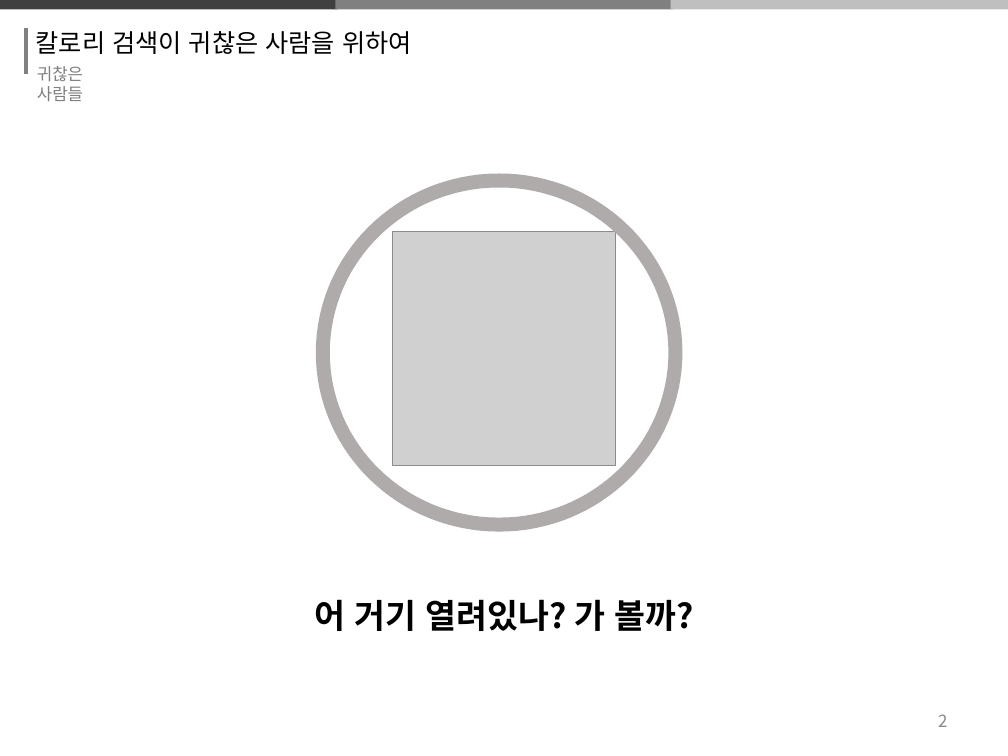
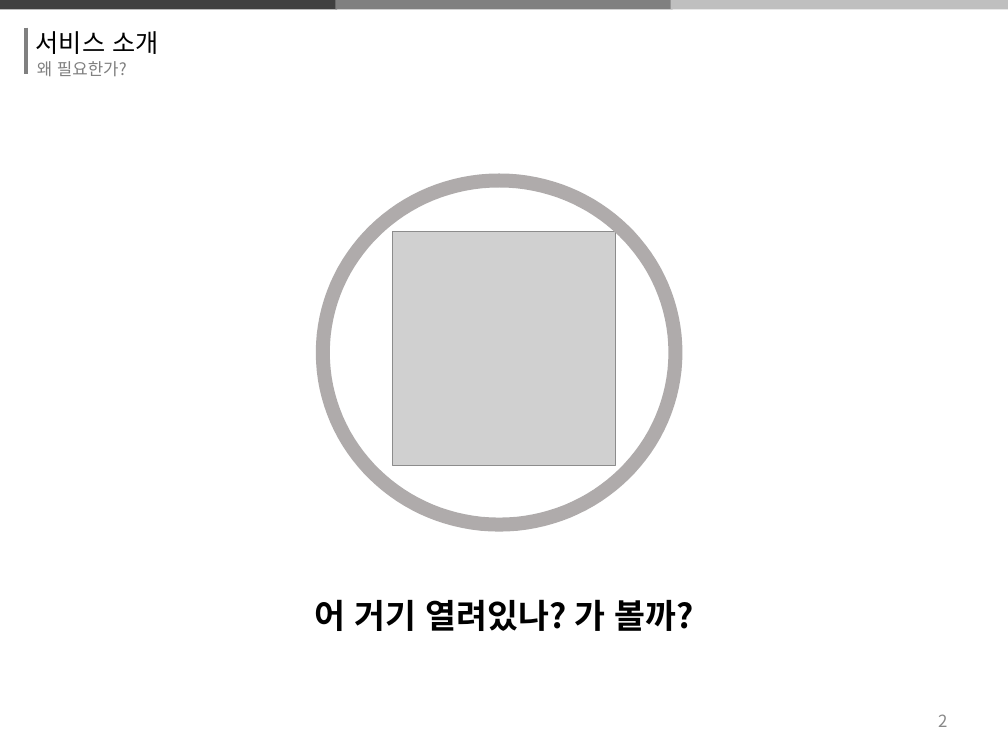
Before and after one commit to thrk941106/2018system_programming, a slide deck: slide 3 of 시프ppt 제작중.pptx. Drawn at 1008x756 pixels with LibreOffice and Linux fonts; fonts in the diff are those of the drawing; grey boxes stand for pictures. Boxes give left, top, right and bottom in pixels: in the first picture for what was removed or moved away, otherwise in the second. Text is boxed around its words. In the diff, an @@ line names an element or a change of style, - is before the commit and + after.

```diff
--- a/시프ppt 제작중.pptx
+++ b/시프ppt 제작중.pptx
@@ text at (36,31,158,54): text changed @@
-칼로리 검색이 귀찮은 사람을 위하여
+서비스 소개
@@ text removed at (37,66,83,101) @@
-귀찮은 사람들
@@ text added at (37,61,127,76), 12 pt, text #808080 @@
+왜 필요한가?
```
Also in this commit, not shown: 16 other slides changed, 4 slides added, 3 slides removed.
